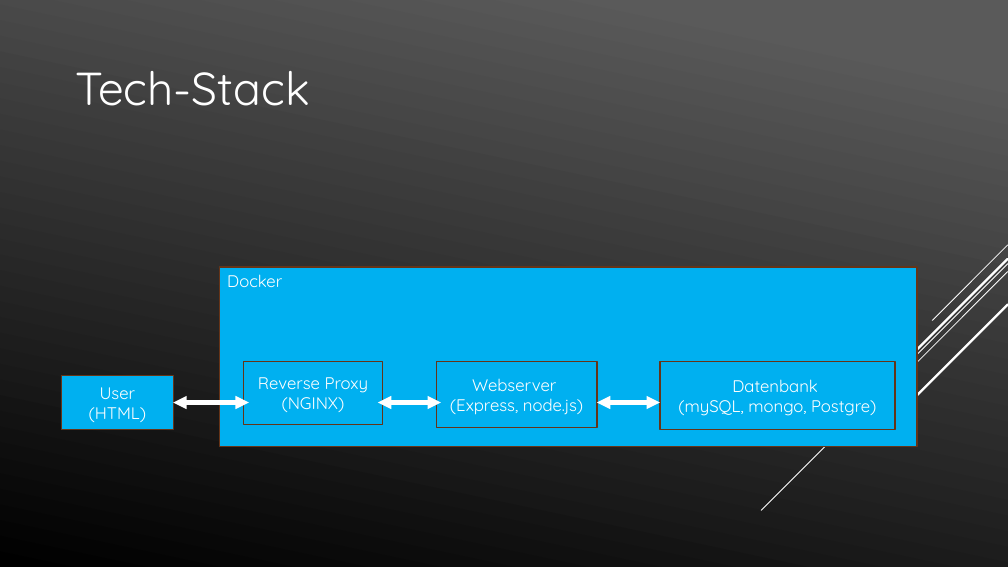
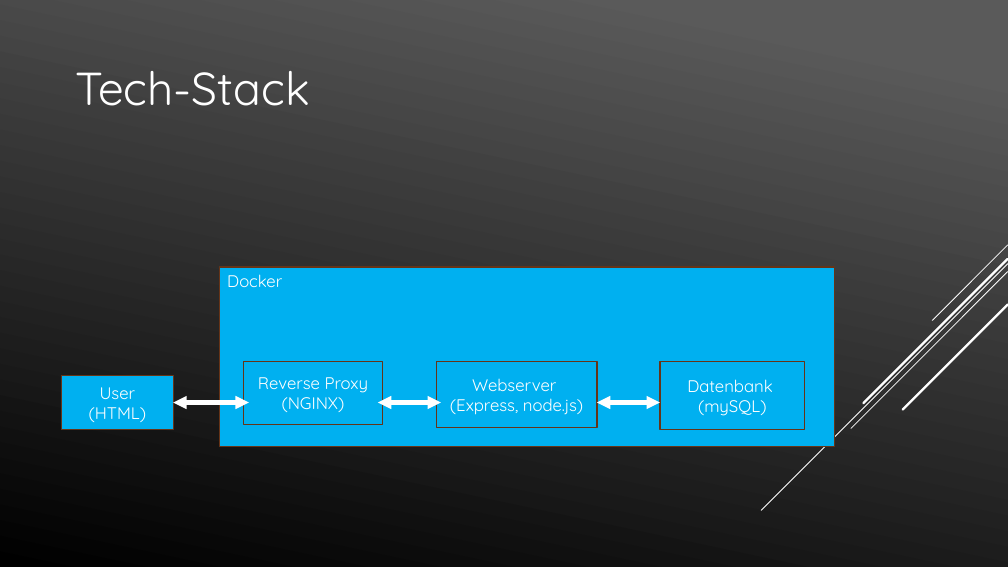
Before and after one commit to xamsemi/Advanced-Programing, a slide deck: slide 3 of Busreservierungssystem für Vereinsfahrten3_2.pptx. Drawn at 1008x567 pixels with LibreOffice and Linux fonts; fonts in the diff are those of the drawing. Boxes give left, top, right and bottom in pixels: in the first picture for what was removed or moved away, otherwise in the second. Text is boxed around its words. In the diff, an @@ line names an element or a change of style, - is before the commit and + after.

```diff
--- a/Busreservierungssystem für Vereinsfahrten3_2.pptx
+++ b/Busreservierungssystem für Vereinsfahrten3_2.pptx
@@ rectangle "Docker": place and size @@
-rectangle "Docker" at [220, 267, 918, 446]
+rectangle "Docker" at [220, 267, 836, 446]
@@ rectangle "Datenbank (mySQL)": place and size @@
-rectangle "Datenbank (mySQL)" at [660, 361, 895, 430]
+rectangle "Datenbank (mySQL)" at [660, 361, 805, 430]
@@ text in rectangle at [687, 379, 773, 416]: text changed @@
-Datenbank
-(mySQL, mongo, Postgre)
+Datenbank
+(mySQL)
```
Also in this commit, not shown: 3 other slides changed.
